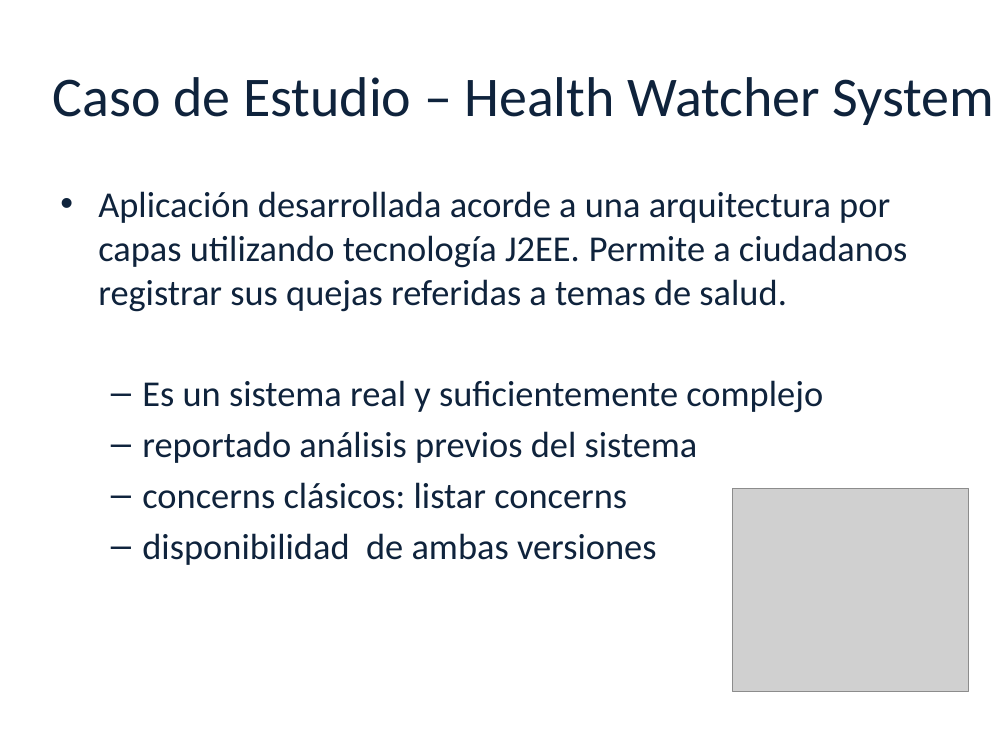
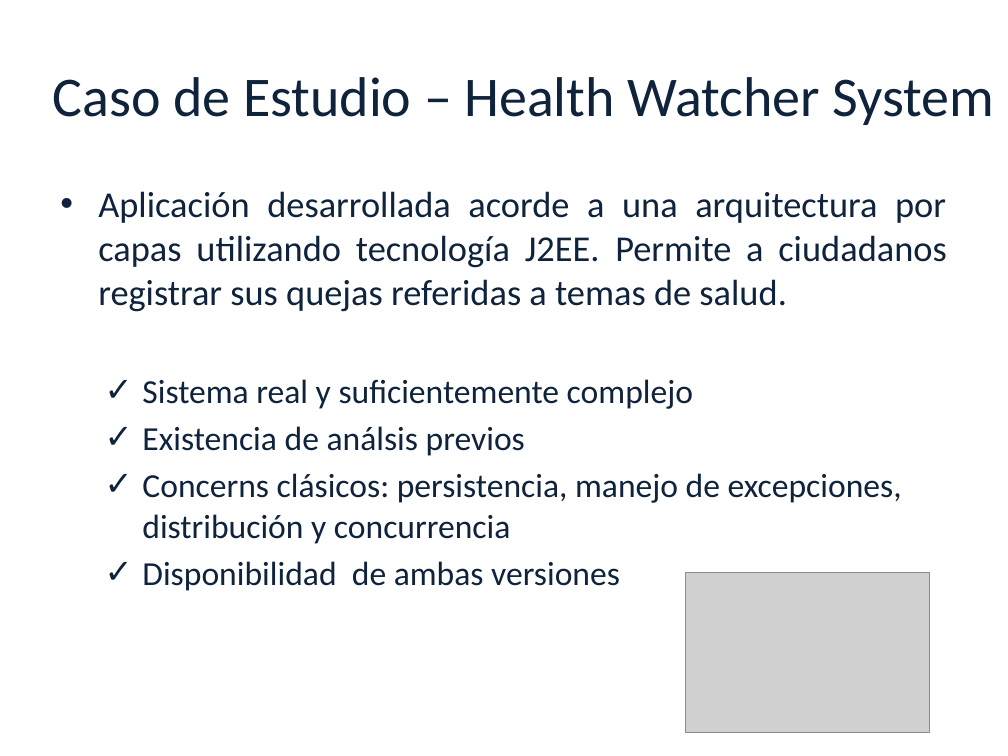
Before and after one commit to luciamasolaP/proyectofinal-informe, a slide deck: slide 25 of presentacion/Aspect Mining2-primera parte.pptx. Drawn at 1008x756 pixels with LibreOffice and Linux fonts; fonts in the diff are those of the drawing; grey boxes stand for pictures; background and template pictures are left out. Boxes give left, top, right and bottom in pixels: in the first picture for what was removed or moved away, otherwise in the second. Text is boxed around its words. In the diff, an @@ line names an element or a change of style, - is before the commit and + after.

```diff
--- a/presentacion/Aspect Mining2-primera parte.pptx
+++ b/presentacion/Aspect Mining2-primera parte.pptx
@@ text at (x1=98, y1=191, x2=946, y2=312): alignment left to justified @@
@@ text at (x1=142, y1=379, x2=902, y2=591): text changed; size 26 to 24 pt @@
-  – Es un sistema real y suficientemente complejo
-  – reportado análisis previos del sistema
-  – concerns clásicos: listar concerns
-  – disponibilidad de ambas versiones
+    ✓ Sistema real y suficientemente complejo
+    ✓ Existencia de análsis previos
+    ✓ Concerns clásicos: persistencia, manejo de excepciones, distribución y concurrencia
+    ✓ Disponibilidad de ambas versiones
@@ picture removed at (x1=733, y1=488, x2=969, y2=691) @@
@@ picture added at (x1=685, y1=573, x2=929, y2=733) @@
```
Also in this commit, not shown: 16 other slides changed.
